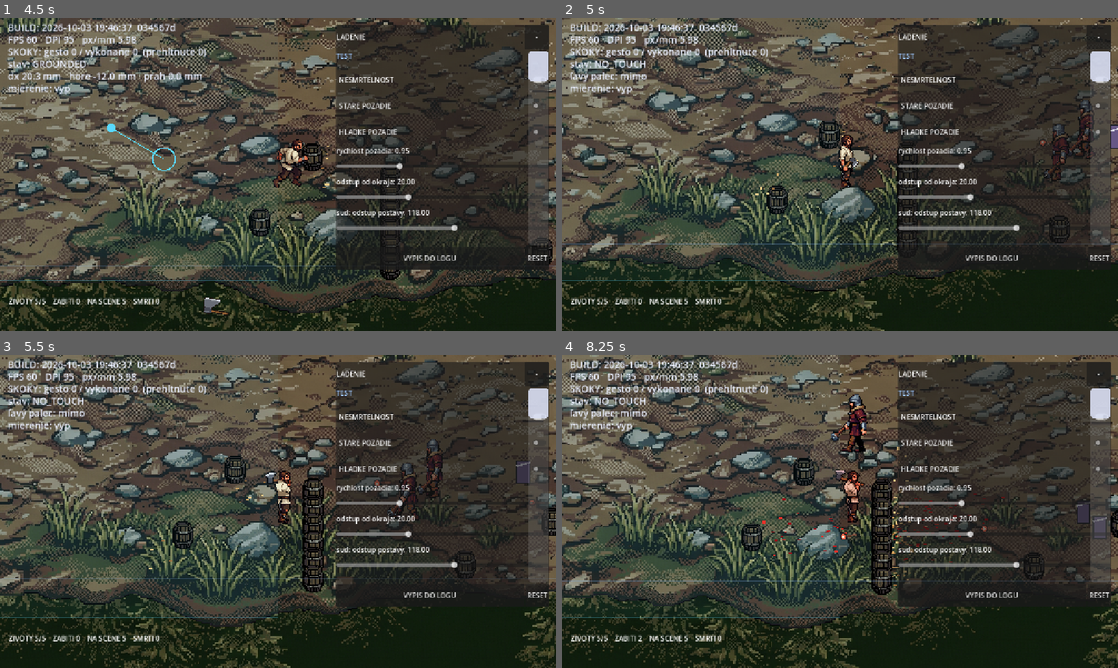
Above: before the commit, frames 1-4 (two rows, left to right).
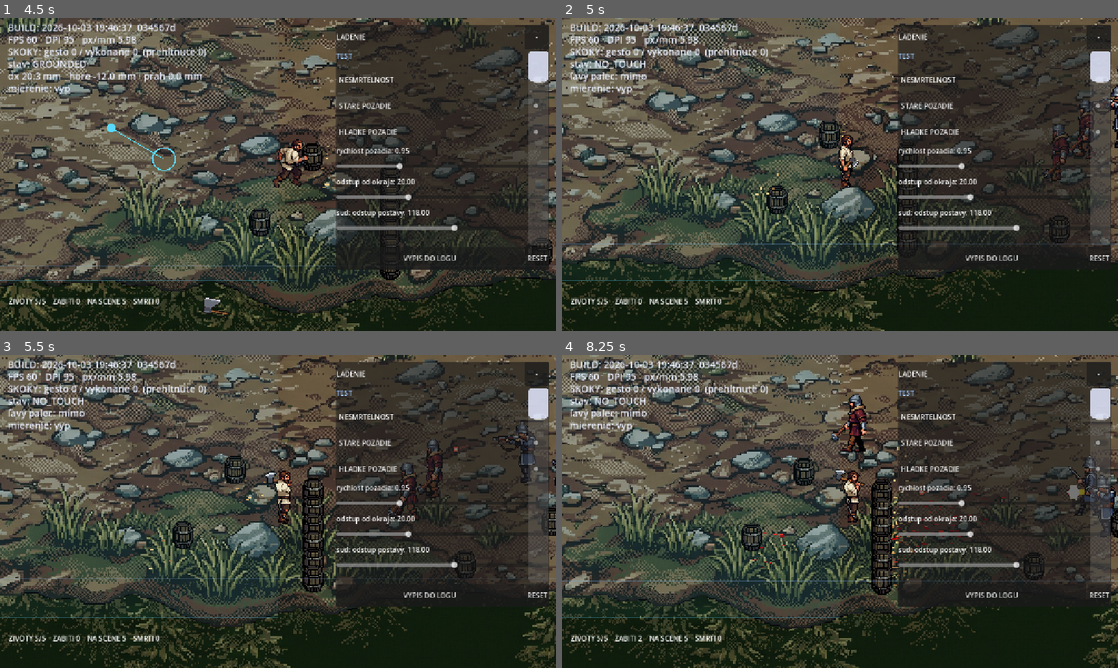
Above: after the commit, the same moments.

Repository: belispav/slavs
Game: Godot game, scene res://scenes/main.tscn
Same seed, same stepped clock (60 frames per second), same inputs: the game is played once before the commit and once after it.
Inputs (mouse positions are in pixels of both pictures, inside the frame that each line leads up to):
- Up to frame 1 (4.5 s): tap Enter (ui_accept) at 0.5, 0.77, 3.77 s; move the mouse to (400, 158) at 0.52 s; hold D 0.53-1.25 s; hold Space 0.53-1.25 s; click (400, 158) at 0.67 s; drag from (166, 190) to (322, 105) at 1.27 s; move the mouse to (333, 105) at 2.02 s; hold A 2.03-2.75 s; hold L 2.03-2.75 s; drag from (250, 237) to (289, 155) at 2.77 s; move the mouse to (444, 221) at 3.52 s; hold D 3.53-4.25 s; hold K 3.53-4.25 s; drag from (111, 127) to (266, 221) at 4.27 s
- Up to frame 2 (5 s): no input
- Up to frame 3 (5.5 s): move the mouse to (305, 511) at 5.02 s; hold D from 5.03 s (still down); hold Space from 5.03 s (still down); click (305, 511) at 5.17 s
- Up to frame 4 (8.25 s): release D at 5.75 s; release Space at 5.75 s; drag from (756, 433) to (934, 492) at 5.77 s; move the mouse to (962, 495) at 6.52 s; hold A 6.53-7.25 s; hold L 6.53-7.25 s; tap Enter (ui_accept) at 6.77 s; drag from (728, 527) to (856, 445) at 7.27 s; move the mouse to (895, 442) at 8.02 s; hold D from 8.03 s (still down); hold K from 8.03 s (still down)

Frame 1 is identical in both runs. In frame 2, 0.3% of the frame differs, in the area x 86-100%, y 21-42%; in frame 3, 0.6%; in frame 4, 1.1%, in the area x 34-100%, y 32-68%.

Commit message:
Gunman redone in PixelLab: spiked helmet, blue coat, shot on the muzzle flash
New gunman art (walk, fire, one-frame idle) at an integer 2x like the hero and
the rusher; the turban render is gone from the game. The shot now leaves on
the fire clip's muzzle-flash frame from the drawn barrel, so the raise and aim
read as a warning. pixellab_export.py gains --mirror and negative offsets.

Co-Authored-By: Claude Opus 5.5 <noreply@anthropic.com>
Claude-Session: https://claude.ai/code/session_01HUzxok188dCt6FaNwQBHdP

Diff:
--- /dev/null
+++ b/slavs/art/gunman_pl_fire/frames.gd
@@ -0,0 +1,20 @@
+# Generated by tools/pixellab_export.py - do not edit by hand.
+# PixelLab gunman v2, v3 custom 'raise, aim, fire, recoil, lower' (108 px canvas, reference
+# at 16,16 -> -2,12 on the shared 104). Muzzle flash on frame 5: the shot leaves
+# then (THROWER_SHOT_DELAY), not when the clip starts.
+#
+# Godot does not ship the original .png files in an exported game, so
+# the folder cannot be listed at runtime. This list can.
+extends RefCounted
+
+const FRAMES: Array[String] = [
+	"res://art/gunman_pl_fire/fire_0000.png",
+	"res://art/gunman_pl_fire/fire_0001.png",
+	"res://art/gunman_pl_fire/fire_0002.png",
+	"res://art/gunman_pl_fire/fire_0003.png",
+	"res://art/gunman_pl_fire/fire_0004.png",
+	"res://art/gunman_pl_fire/fire_0005.png",
+	"res://art/gunman_pl_fire/fire_0006.png",
+	"res://art/gunman_pl_fire/fire_0007.png",
+	"res://art/gunman_pl_fire/fire_0008.png",
+]
--- /dev/null
+++ b/slavs/art/gunman_pl_idle/frames.gd
@@ -0,0 +1,10 @@
+# Generated by tools/pixellab_export.py - do not edit by hand.
+# PixelLab gunman v2: the east rotation as a one-frame idle (no idle clip generated yet - saves a credit).
+#
+# Godot does not ship the original .png files in an exported game, so
+# the folder cannot be listed at runtime. This list can.
+extends RefCounted
+
+const FRAMES: Array[String] = [
+	"res://art/gunman_pl_idle/idle_0000.png",
+]
--- /dev/null
+++ b/slavs/art/gunman_pl_walk/frames.gd
@@ -0,0 +1,17 @@
+# Generated by tools/pixellab_export.py - do not edit by hand.
+# PixelLab gunman v2 (spiked helmet, blue coat), template walking-8-frames, east mirrored to west.
+#
+# Godot does not ship the original .png files in an exported game, so
+# the folder cannot be listed at runtime. This list can.
+extends RefCounted
+
+const FRAMES: Array[String] = [
+	"res://art/gunman_pl_walk/walk_0000.png",
+	"res://art/gunman_pl_walk/walk_0001.png",
+	"res://art/gunman_pl_walk/walk_0002.png",
+	"res://art/gunman_pl_walk/walk_0003.png",
+	"res://art/gunman_pl_walk/walk_0004.png",
+	"res://art/gunman_pl_walk/walk_0005.png",
+	"res://art/gunman_pl_walk/walk_0006.png",
+	"res://art/gunman_pl_walk/walk_0007.png",
+]
--- a/slavs/scripts/enemy.gd
+++ b/slavs/scripts/enemy.gd
@@ -73,6 +73,9 @@
 var _thrower_sprite: AnimatedSprite2D
 var _rusher_sprite: AnimatedSprite2D
 var _fire_timer: float = 0.0
+## Counts down from the start of the fire clip to the muzzle flash; the shot
+## leaves when it reaches zero. < 0 = no shot pending.
+var _shot_delay: float = -1.0
 
 ## RUSHER awareness/attack state - see _think_rusher and _drive_rusher_sprite.
 ## Sticky once true: an enemy that has noticed the player does not go back to
@@ -131,9 +134,9 @@
 		[&"walk", Tuning.THROWER_WALK_ART_DIR, true],
 		# Firing is a one-shot: it must end so the enemy can go back to
 		# standing, otherwise it reloads forever and never looks like a shot.
-		[&"fire", Tuning.THROWER_FIRE_ART_DIR, false],
+		[&"fire", Tuning.THROWER_FIRE_ART_DIR, false, Tuning.THROWER_FIRE_FPS],
 	], _thrower_shift, thrower_height,
-		Tuning.THROWER_SPRITE_SCALE, Tuning.ENEMY_ANIM_FPS)
+		Tuning.THROWER_SPRITE_SCALE, Tuning.THROWER_ANIM_FPS)
 	_thrower_drawn_height = thrower_height[0]
 	var rusher_height := [0.0]
 	_rusher_sprite = _build_sprite_from(&"idle_unaware", Tuning.RUSHER_IDLE_ART_DIR, [
@@ -255,6 +258,7 @@
 		1.0 + Tuning.THROWER_DISTANCE_SPREAD)
 	active = true
 	_fire_timer = 0.0
+	_shot_delay = -1.0
 	_aware = false
 	_attack_timer = 0.0
 	_attack_cd = 0.0
@@ -328,6 +332,10 @@
 
 	# State, not decoration - see _thrower_clip for why this cannot live there.
 	_fire_timer = maxf(_fire_timer - delta, 0.0)
+	if _shot_delay >= 0.0:
+		_shot_delay -= delta
+		if _shot_delay < 0.0:
+			_release_shot()
 
 	if target != null:
 		match kind:
@@ -599,11 +607,26 @@
 	_throw_cd -= delta
 	if _throw_cd <= 0.0 and dist < Tuning.THROWER_RANGE:
 		_throw_cd = Tuning.THROWER_INTERVAL
-		var aim: Vector2 = (target.global_position - global_position).normalized()
-		throw_requested.emit(global_position + aim * 30.0, aim)
-		# Show the shot. The clip runs once and then standing takes over,
-		# which is what _drive_sprite watches for.
-		_fire_timer = Tuning.THROWER_INTERVAL * 0.5
+		# Start the clip now; the shot itself leaves on the muzzle flash
+		# (_release_shot). The raise-and-aim before it is the player's
+		# warning - a shot that left as the rifle started to rise could not
+		# be read, and dodging is the whole answer to a gunman.
+		_fire_timer = Tuning.THROWER_FIRE_TIME
+		_shot_delay = Tuning.THROWER_SHOT_DELAY
+
+
+## The shot, from the muzzle of the drawn arquebus towards the player's body.
+func _release_shot() -> void:
+	if not active or target == null:
+		return
+	var face: float = signf(target.global_position.x - global_position.x)
+	if is_zero_approx(face):
+		face = 1.0
+	var muzzle: Vector2 = global_position + Vector2(
+		face * Tuning.THROWER_MUZZLE_FORWARD,
+		SIZE.y * 0.5 - Tuning.THROWER_MUZZLE_HEIGHT)
+	var aim_at: Vector2 = target.global_position + Vector2(0.0, -Tuning.THROWER_AIM_RAISE)
+	throw_requested.emit(muzzle, (aim_at - muzzle).normalized())
 
 
 ## A sideways drift across the approach, so the path curves instead of being a
--- a/slavs/scripts/tuning.gd
+++ b/slavs/scripts/tuning.gd
@@ -40,9 +40,33 @@
 ## tools/render_enemy.ps1 from a single fit - see PRIKAZY.md.
 ## Empty folders are not an error: the enemy falls back to the coloured box,
 ## the same way the player does.
-const THROWER_IDLE_ART_DIR: String = "res://art/gunman_idle_px"
-const THROWER_WALK_ART_DIR: String = "res://art/gunman_walk_px"
-const THROWER_FIRE_ART_DIR: String = "res://art/gunman_fire_px"
+##
+## 2026-10-03: the gunman is the PixelLab one now (round spiked helmet, long
+## dark blue coat, black boots - Pavel's design; no turban). The 3D render is
+## untouched in gunman_*_px; to go back, point these three there, set
+## THROWER_SPRITE_SCALE to ENEMY_SPRITE_SCALE and THROWER_ANIM_FPS /
+## THROWER_FIRE_FPS to ENEMY_ANIM_FPS. The idle is a single frame (the east
+## rotation) - no idle clip was generated yet, to save a credit.
+const THROWER_IDLE_ART_DIR: String = "res://art/gunman_pl_idle"
+const THROWER_WALK_ART_DIR: String = "res://art/gunman_pl_walk"
+const THROWER_FIRE_ART_DIR: String = "res://art/gunman_pl_fire"
+## PixelLab clips are 8-9 frames: 10 fps for the walk like the rusher's.
+const THROWER_ANIM_FPS: float = 10.0
+## Fire: 9 frames (raise, aim, flash on frame 5, recoil, lower) at 8 fps.
+const THROWER_FIRE_FPS: float = 8.0
+## How long the fire clip holds the gunman in place = 9 frames / 8 fps.
+const THROWER_FIRE_TIME: float = 9.0 / THROWER_FIRE_FPS
+## From the clip's start to the muzzle flash (frame 5 of 0-8) - the shot
+## leaves then.
+const THROWER_SHOT_DELAY: float = 5.0 / THROWER_FIRE_FPS
+## Where the barrel's mouth is, in world units from the gunman's feet,
+## measured on the flash frame: ~30 art px ahead of the body and ~52 above
+## the feet, times the 2x scale.
+const THROWER_MUZZLE_FORWARD: float = 60.0
+const THROWER_MUZZLE_HEIGHT: float = 104.0
+## The shot is aimed this far above the player's origin (his box centre), at
+## the chest rather than the belt.
+const THROWER_AIM_RAISE: float = 30.0
 
 ## Rusher art. Four folders instead of the thrower's three - see PRIKAZY.md's
 ## ZBRANE section for how they get filled.
@@ -81,9 +105,9 @@
 ## Enemy renders that go with this: gunman -Height 162, rusher -Height 190.
 const ENEMY_SPRITE_SCALE: float = 1.0
 ## Per kind since 2026-10-02, because the two kinds no longer share an art
-## pipeline: the gunman is still the 3D render at 1x, the rusher is PixelLab
+## pipeline. Both are PixelLab now (rusher 2026-10-02, gunman 2026-10-03),
 ## pixel art shown at an INTEGER 2x like the hero (PLAYER_SPRITE_SCALE).
-const THROWER_SPRITE_SCALE: float = ENEMY_SPRITE_SCALE
+const THROWER_SPRITE_SCALE: float = 2.0
 const RUSHER_SPRITE_SCALE: float = 2.0
 ## Below this speed the thrower is standing rather than walking. Not zero:
 ## the hold-your-distance logic keeps nudging, and a walk cycle that starts and
Binary file added: slavs/art/gunman_pl_fire/fire_0000.png
Not shown, added: slavs/art/gunman_pl_fire/fire_0000.png.import
Binary file added: slavs/art/gunman_pl_fire/fire_0001.png
Not shown, added: slavs/art/gunman_pl_fire/fire_0001.png.import
Binary file added: slavs/art/gunman_pl_fire/fire_0002.png
Not shown, added: slavs/art/gunman_pl_fire/fire_0002.png.import
Binary file added: slavs/art/gunman_pl_fire/fire_0003.png
Not shown, added: slavs/art/gunman_pl_fire/fire_0003.png.import
Binary file added: slavs/art/gunman_pl_fire/fire_0004.png
Not shown, added: slavs/art/gunman_pl_fire/fire_0004.png.import
Binary file added: slavs/art/gunman_pl_fire/fire_0005.png
Not shown, added: slavs/art/gunman_pl_fire/fire_0005.png.import
(and 29 more such lines)
